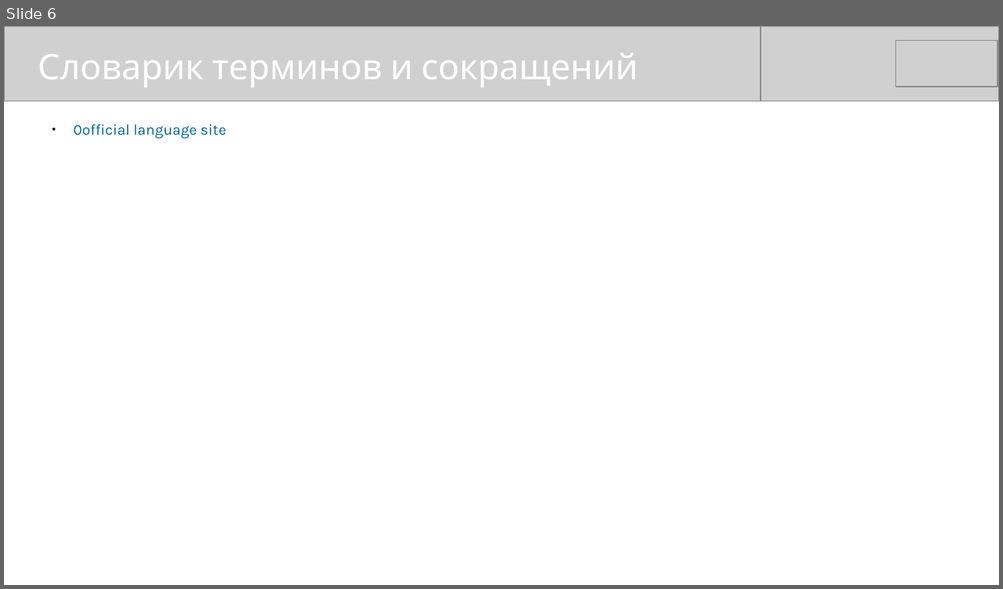
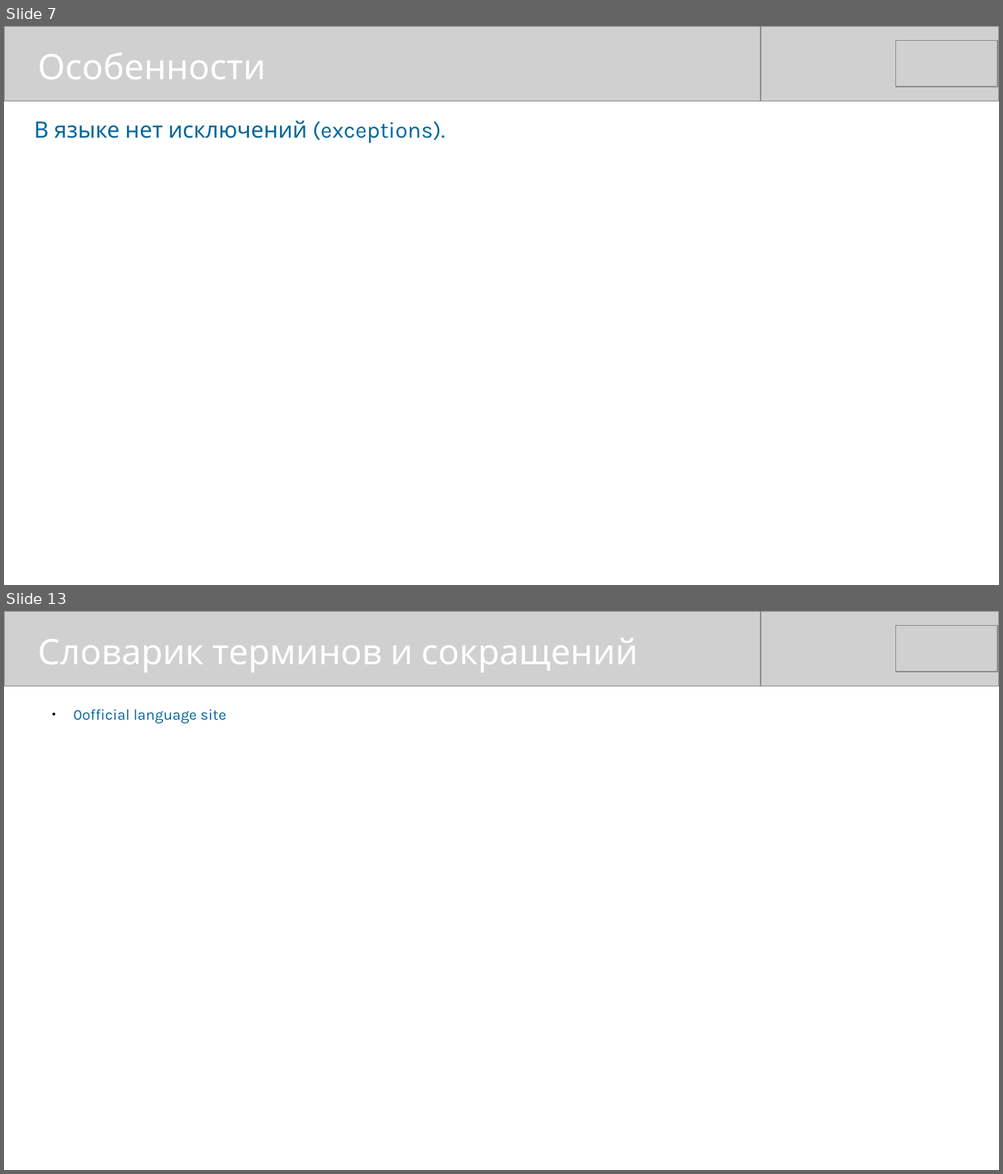
Before and after one commit to mike-shock/Go_language, a slide deck: Go_Intro.odp. Shown one above the other, each under a label of ours: slide 6 before the commit, slides 7 and 13 after it; the slides between them are not shown. The pictures are 1003x589 and 1003x1174 pixels, drawn with LibreOffice and Linux fonts; fonts in the diff are those of the drawing; grey boxes stand for pictures. Boxes give left, top, right and bottom in pixels: in the first picture for what was removed or moved away, otherwise in the second. Text is boxed around its words. In the diff, an @@ line names an element or a change of style, - is before the commit and + after.

```diff
--- a/Go_Intro.odp
+++ b/Go_Intro.odp
@@ slide 7 added at <box>4,26,999,585</box>, background #FFFFFF @@
@@ picture added at <box>4,26,760,101</box> @@
@@ picture added at <box>242,26,999,101</box> @@
@@ picture added at <box>896,41,998,87</box> @@
@@ text added at <box>38,53,266,79</box>, 28 pt, text #FFFFFF @@
+Особенности
@@ text added at <box>34,121,445,143</box>, 18 pt, text #006699 @@
+В языке нет исключений (exceptions).
@@ what was slide 6 is now slide 13 @@
```
Also in this commit, not shown: 5 slides changed, 6 other slides added, 5 other files.
